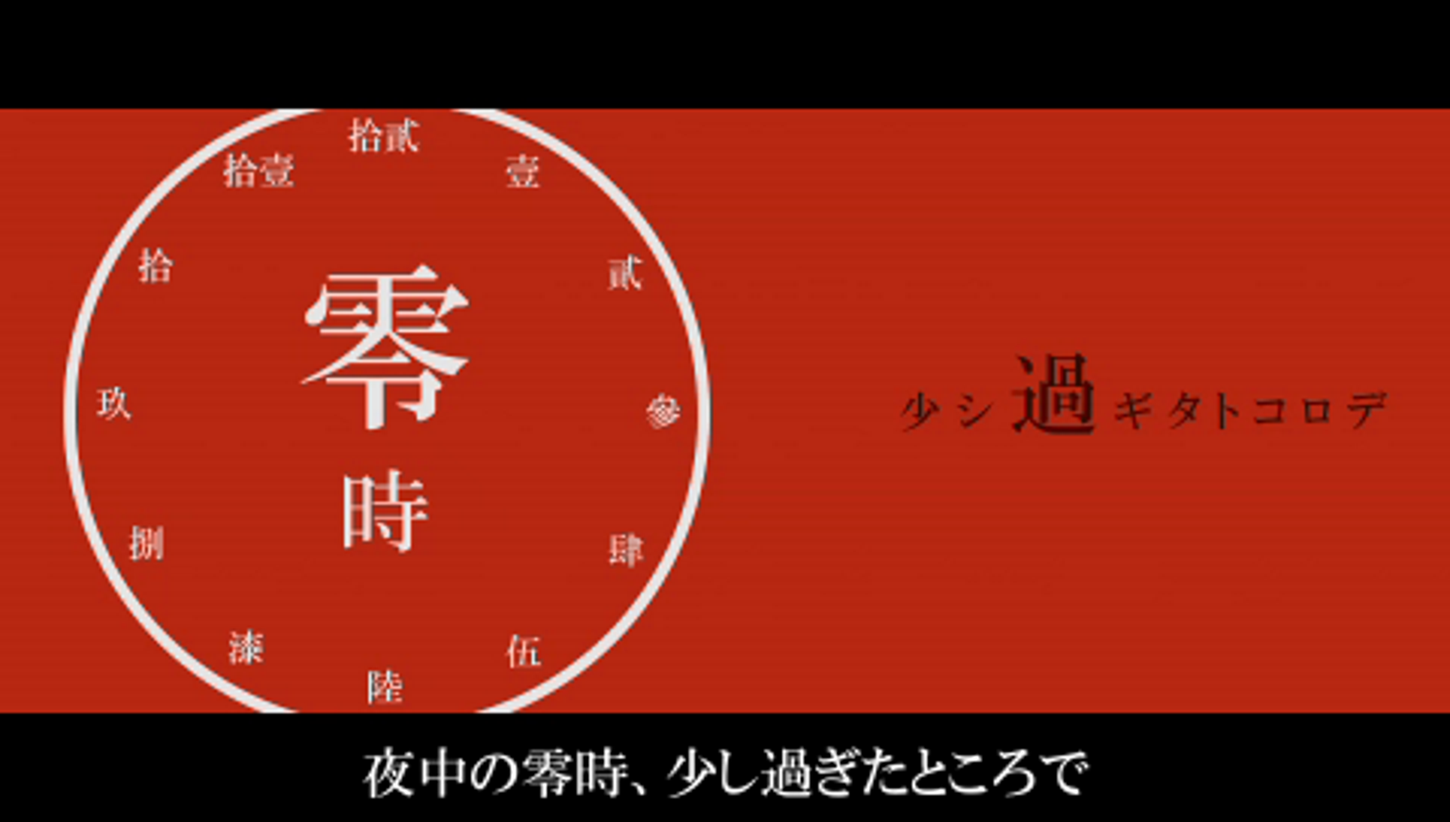
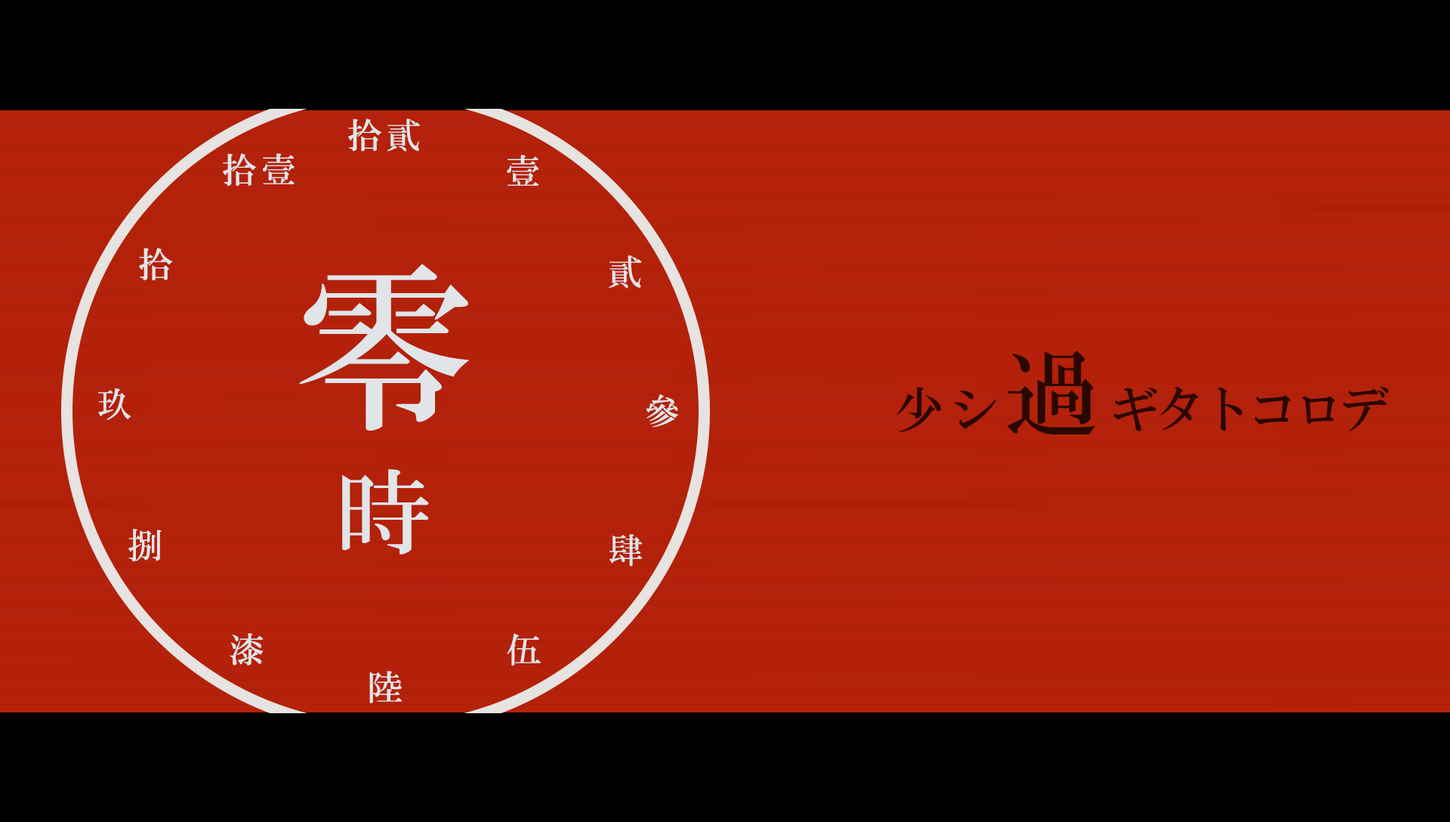
Layer changes from the first 1450×822 image to the second:
added layer "拾" above "玖" over [138, 247, 173, 281]
added layer "玖" above "捌" over [98, 387, 132, 420]
added layer "捌" above "漆" over [128, 528, 162, 562]
added layer "漆" above "陸" over [229, 632, 264, 666]
added layer "陸" above "伍" over [369, 670, 402, 704]
added layer "伍" above "肆" over [506, 632, 541, 666]
added layer "肆" above "參" over [609, 533, 643, 567]
added layer "參" above "貳" over [645, 393, 679, 428]
added layer "貳" above "壹" over [608, 255, 642, 289]
added layer "壹" above "拾壹" over [506, 154, 539, 186]
added layer "拾壹" above "拾貳" over [222, 153, 295, 186]
added layer "拾貳" above "少シ過ギタトコロデ" over [348, 118, 420, 152]
added layer "少シ過ギタトコロデ" above "時" over [896, 350, 1389, 435]
added layer "時" above "零" over [342, 468, 429, 555]
added layer "零" above "Layer 3" over [299, 263, 470, 431]
added layer "Ellipse 1" above "Layer 2" over [61, 108, 710, 713]
showed "Layer 2" over [0, 107, 1450, 799]
